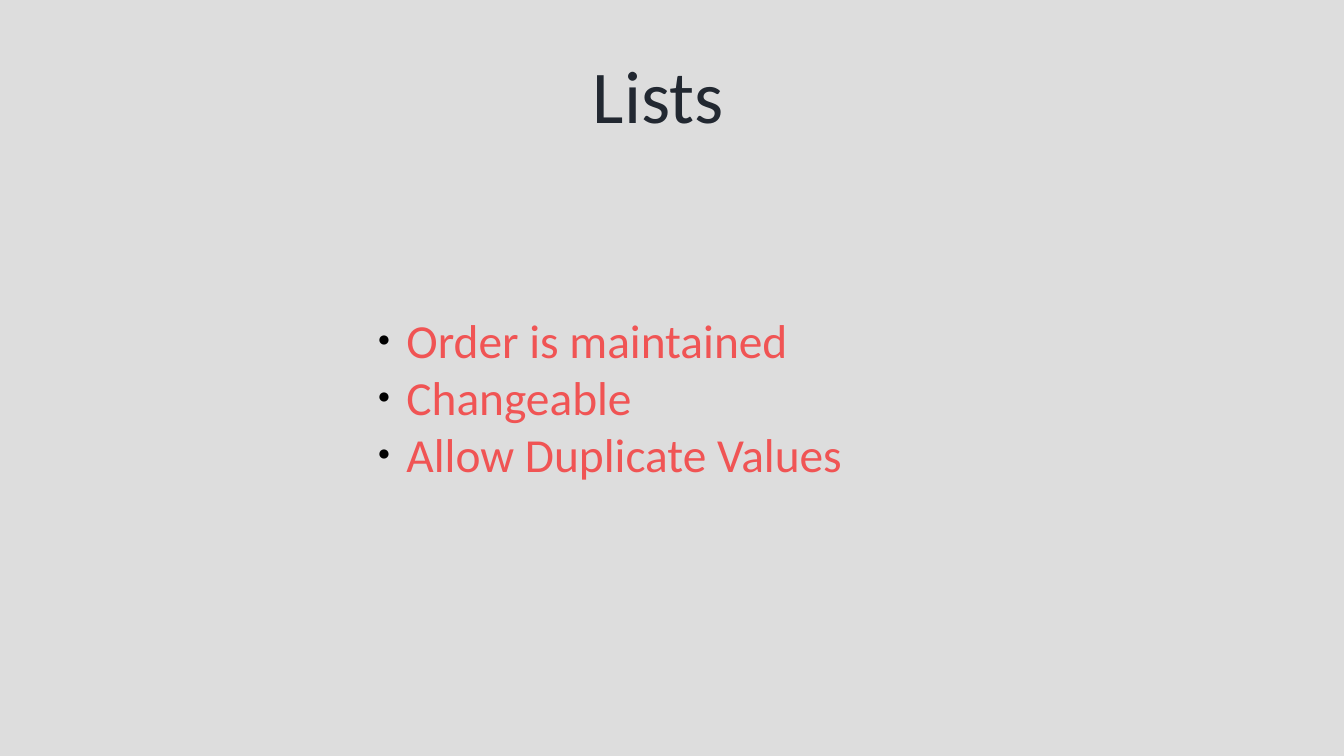
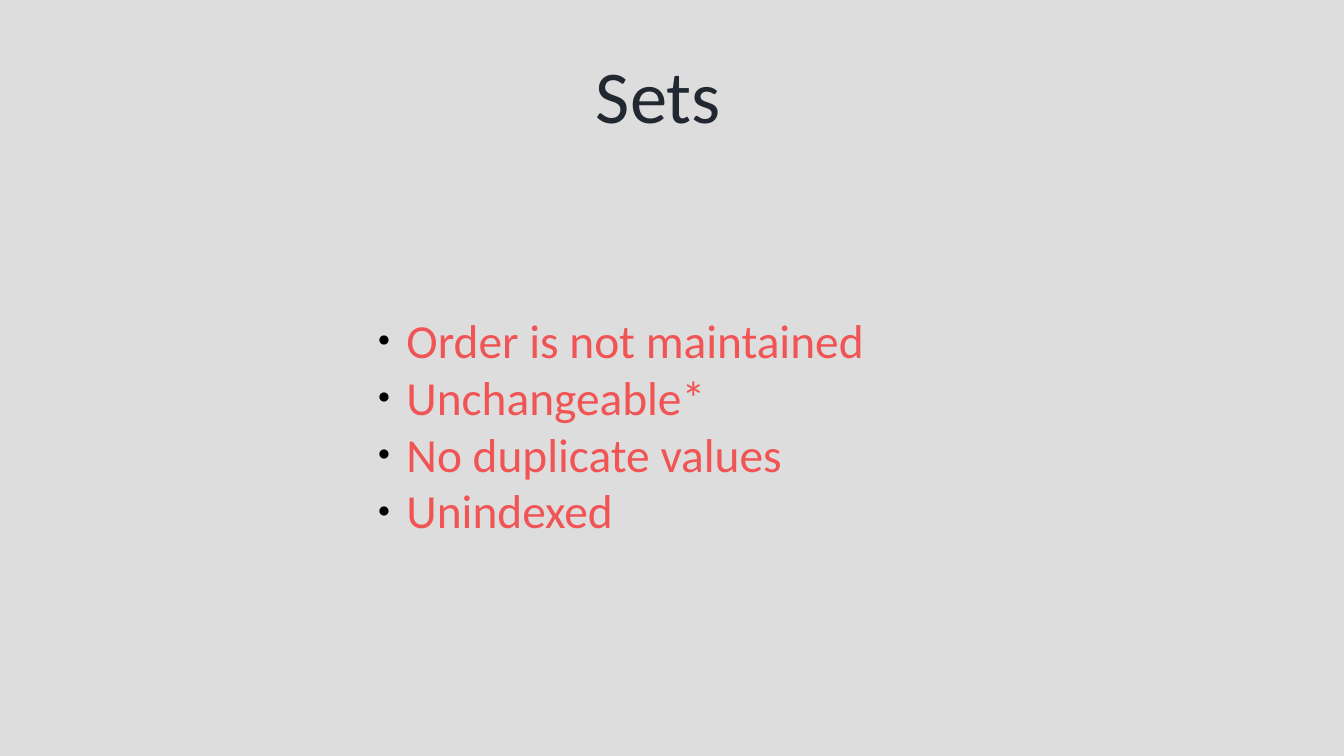
Before and after one commit to syedjafer/learning-notes, a slide deck: slide 14 of learnpythonwithus/session_10_ds_sets.odp (slide 22 before the commit). Drawn at 1344x756 pixels with LibreOffice and Linux fonts; fonts in the diff are those of the drawing. Boxes give left, top, right and bottom in pixels: in the first picture for what was removed or moved away, otherwise in the second. Text is boxed around its words. In the diff, an @@ line names an element or a change of style, - is before the commit and + after.

```diff
--- a/learnpythonwithus/session_10_ds_sets.odp
+++ b/learnpythonwithus/session_10_ds_sets.odp
@@ title at (596,74,721,124): text changed @@
-Lists
+Sets
@@ text at (406,325,864,529): text changed @@
-● Order is maintained
-● Changeable
-● Allow Duplicate Values
+● Order is not maintained
+● Unchangeable*
+● No duplicate values
+● Unindexed
```
Also in this commit, not shown: 6 other slides changed, 8 slides added, 18 slides removed, 2 other files.
